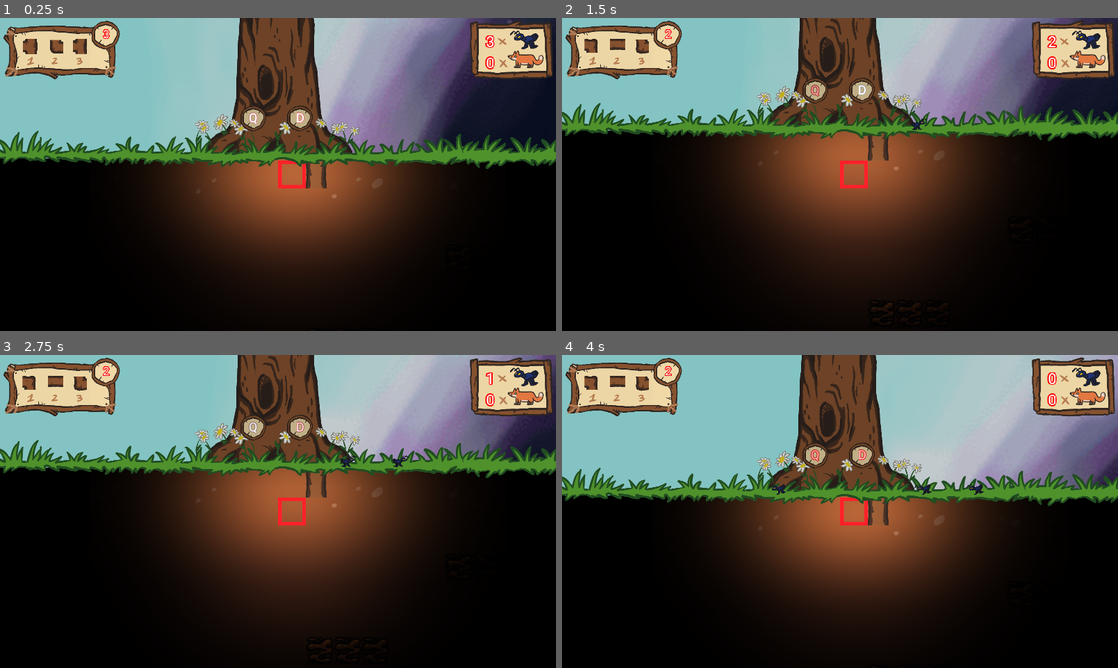
Above: before the commit, frames 1-4 (two rows, left to right).
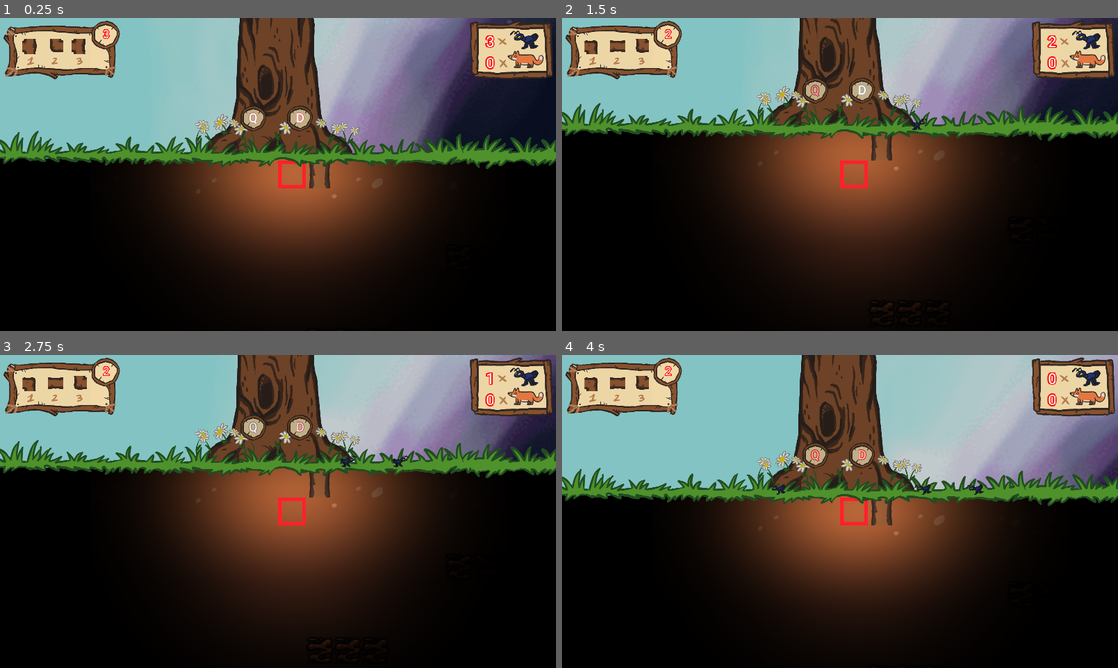
Above: after the commit, the same moments.

Repository: DEF-42/treeOfLife
Game: Godot game, scene res://Scenes/World.tscn
Same seed, same stepped clock (60 frames per second), same inputs: the game is played once before the commit and once after it.
Inputs:
- Up to frame 1 (0.25 s): no input
- Up to frame 2 (1.5 s): tap Enter (ui_accept) at 0.5, 0.77 s; hold D (spawn_ally_right) 0.53-1.28 s; tap Keypad 1 (first_root) at 0.6 s; hold Down (ui_down) from 1.28 s (still down); tap Keypad 0 (refresh_roots) at 1.35 s
- Up to frame 3 (2.75 s): tap Enter (ui_accept) at 1.52 s; release Down (ui_down) at 2.03 s; hold D (spawn_ally_right) from 2.03 s (still down); tap Keypad 2 (second_root) at 2.1 s
- Up to frame 4 (4 s): release D (spawn_ally_right) at 2.78 s; hold Up (ui_up) 2.78-3.53 s; tap Keypad 3 (third_root) at 2.85 s; tap Enter (ui_accept) at 3.02, 3.77 s; hold A (spawn_ally_left) from 3.53 s (still down); tap Keypad 1 (first_root) at 3.6 s

The runs differ from the first frame. In frame 1, 0.4% of the frame differs, in the area x 4-60%, y 6-55%; in frame 2, 0.4%; in frame 3, 0.4%; in frame 4, 0.4%.

Commit message:
better usage of sprites

Diff:
--- a/Autoloads/GameBus.gd
+++ b/Autoloads/GameBus.gd
@@ -21,25 +21,25 @@
 
 var cell_size: Vector2 = Vector2(80, 80)
 var grid = []
-var passed_nights = -1
+var passed_nights = 0
 var root_sprites_dictionary = {
 	# T roots
 	1: {
-		1: Rect2(22, 16, cell_size.x, cell_size.y),
-		2: Rect2(121, 16, cell_size.x, cell_size.y),
-		3: Rect2(222, 19, cell_size.x, cell_size.y),
+		1: Rect2(22, 10, cell_size.x, cell_size.y),
+		2: Rect2(121, 10, cell_size.x, cell_size.y),
+		3: Rect2(222, 10, cell_size.x, cell_size.y),
 	},
 	# L roots
 	2: {
-		1: Rect2(794, 18, cell_size.x, cell_size.y),
-		2: Rect2(802, 98, cell_size.x, cell_size.y),
-		3: Rect2(713, 259, cell_size.x, cell_size.y),
+		1: Rect2(794, 13, cell_size.x, cell_size.y),
+		2: Rect2(802, 108, cell_size.x, cell_size.y),
+		3: Rect2(713, 251, cell_size.x, cell_size.y),
 	},
 	# I roots
 	3: {
-		1: Rect2(510, 33, cell_size.x, cell_size.y),
-		2: Rect2(591, 33, cell_size.x, cell_size.y),
-		3: Rect2(510, 120, cell_size.x, cell_size.y),
+		1: Rect2(500, 33, cell_size.x, cell_size.y),
+		2: Rect2(581, 33, cell_size.x, cell_size.y),
+		3: Rect2(500, 120, cell_size.x, cell_size.y),
 	}
 }
 
--- a/Scenes/Underground/Items/Root.tscn
+++ b/Scenes/Underground/Items/Root.tscn
@@ -9,4 +9,4 @@
 [node name="Sprite" type="Sprite" parent="."]
 texture = ExtResource( 2 )
 region_enabled = true
-region_rect = Rect2( 510, 33, 60, 80 )
+region_rect = Rect2( 500, 33, 80, 80 )
--- a/Scripts/UI/RootSelector.gd
+++ b/Scripts/UI/RootSelector.gd
@@ -47,7 +47,7 @@
 		_randomize_root(root)
 
 func _randomize_root(root: Node2D):
-	if root.get_child(0) != null:
+	if root.get_child_count() > 0 && root.get_child(0) != null:
 		var root_sprite = root.get_child(0)
 		root.get_child(0).region_rect = GAME._get_random_root_texture(rng)
 		root.rotate(_get_random_root_rotation())
Binary file changed: Assets/Underground/spritesheet_racine.png
